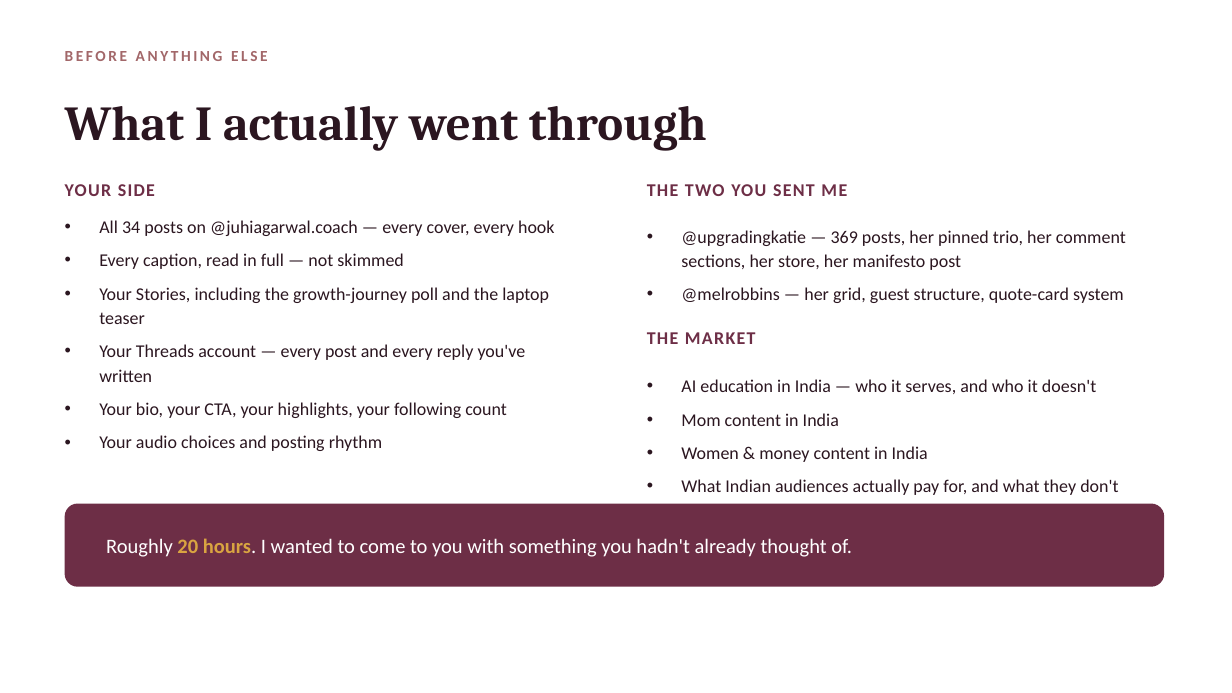
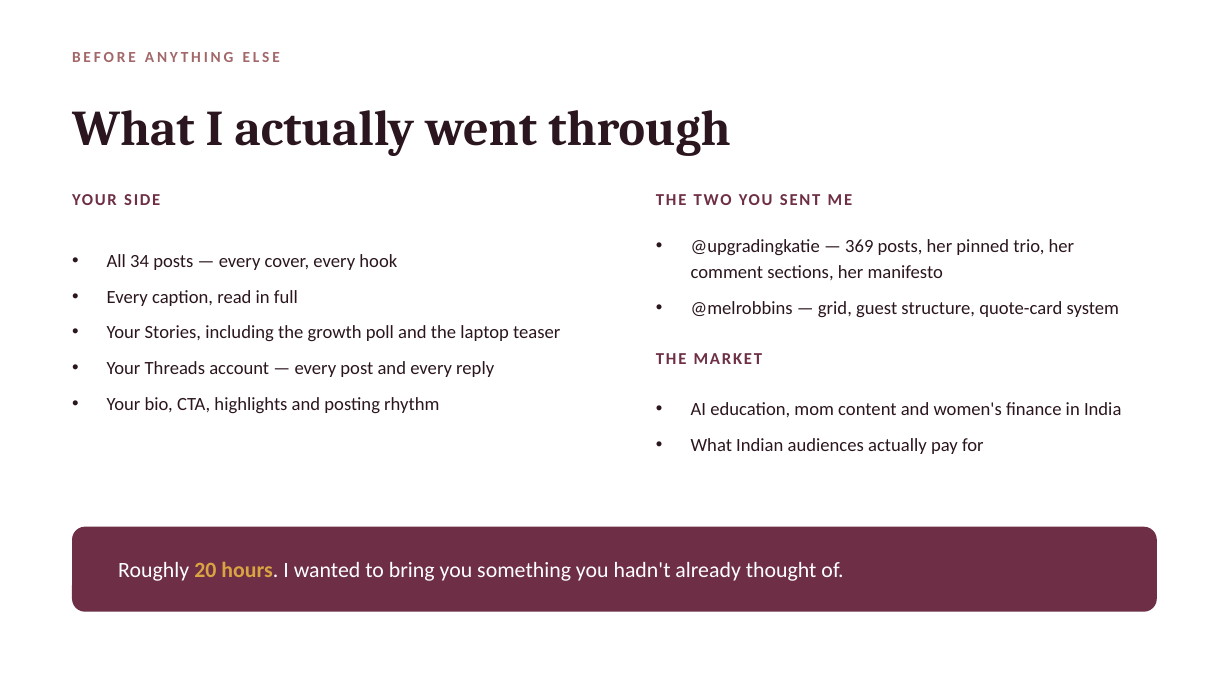
Before and after one commit to productionxin/Assets, a slide deck: slide 3 of clients/juhi-agarwal-nexther/neXtHer-What-I-Found.pptx. Drawn at 1232x693 pixels with LibreOffice and Linux fonts; fonts in the diff are those of the drawing. Boxes give left, top, right and bottom in pixels: in the first picture for what was removed or moved away, otherwise in the second. Text is boxed around its words. In the diff, an @@ line names an element or a change of style, - is before the commit and + after.

```diff
--- a/clients/juhi-agarwal-nexther/neXtHer-What-I-Found.pptx
+++ b/clients/juhi-agarwal-nexther/neXtHer-What-I-Found.pptx
@@ text "BEFORE ANYTHING ELSE": place and size @@
-text "BEFORE ANYTHING ELSE" at [65, 51, 268, 61]
+text "BEFORE ANYTHING ELSE" at [72, 52, 280, 62]
@@ text "BEFORE ANYTHING ELSE" at [72, 52, 280, 62]: letter spacing 2 to 2.2 pt @@
@@ text "What I actually went through": place and size @@
-text "What I actually went through" at [65, 106, 707, 150]
+text "What I actually went through" at [72, 110, 730, 155]
@@ text "What I actually went through" at [72, 110, 730, 155]: size 38 to 39 pt; line spacing 44pt to 45pt @@
@@ text "YOUR SIDE": place and size @@
-text "YOUR SIDE" at [65, 184, 155, 196]
+text "YOUR SIDE" at [72, 185, 590, 213]
@@ text "THE TWO YOU SENT ME": place and size @@
-text "THE TWO YOU SENT ME" at [647, 184, 847, 196]
+text "THE TWO YOU SENT ME" at [656, 185, 1155, 213]
@@ text at [691, 239, 1120, 317]: text changed; size 14 to 14.5 pt @@
-• @upgradingkatie — 369 posts, her pinned trio, her comment sections, her store, her manifesto post
-• @melrobbins — her grid, guest structure, quote-card system
+• @upgradingkatie — 369 posts, her pinned trio, her comment sections, her manifesto
+• @melrobbins — grid, guest structure, quote-card system
@@ text at [107, 254, 560, 414]: text changed; size 14 to 14.5 pt @@
-• All 34 posts on @juhiagarwal.coach — every cover, every hook
-• Every caption, read in full — not skimmed
-• Your Stories, including the growth-journey poll and the laptop teaser
-• Your Threads account — every post and every reply you've written
-• Your bio, your CTA, your highlights, your following count
-• Your audio choices and posting rhythm
+• All 34 posts — every cover, every hook
+• Every caption, read in full
+• Your Stories, including the growth poll and the laptop teaser
+• Your Threads account — every post and every reply
+• Your bio, CTA, highlights and posting rhythm
@@ size 14 to 13 pt, letter spacing 1 to 1.4 pt in 3 elements at [656, 185, 1155, 213], [72, 185, 590, 213], [656, 353, 762, 364] @@
@@ text "THE MARKET": place and size @@
-text "THE MARKET" at [647, 332, 756, 344]
+text "THE MARKET" at [656, 353, 762, 364]
@@ text at [691, 402, 1121, 454]: text changed; size 14 to 14.5 pt @@
-• AI education in India — who it serves, and who it doesn't
-• Mom content in India
-• Women & money content in India
-• What Indian audiences actually pay for, and what they don't
+• AI education, mom content and women's finance in India
+• What Indian audiences actually pay for
@@ rounded rectangle: place and size @@
-rounded rectangle at [65, 504, 1165, 587]
+rounded rectangle at [72, 527, 1157, 612]
@@ rounded rectangle at [72, 527, 1157, 612]: proportions changed @@
@@ text at [118, 562, 843, 581]: text changed; size 16 to 17 pt @@
-Roughly 20 hours. I wanted to come to you with something you hadn't already thought of.
+Roughly 20 hours. I wanted to bring you something you hadn't already thought of.
```
Also in this commit, not shown: 17 other slides changed, 3 slides added, 2 slides removed, 11 other files.
